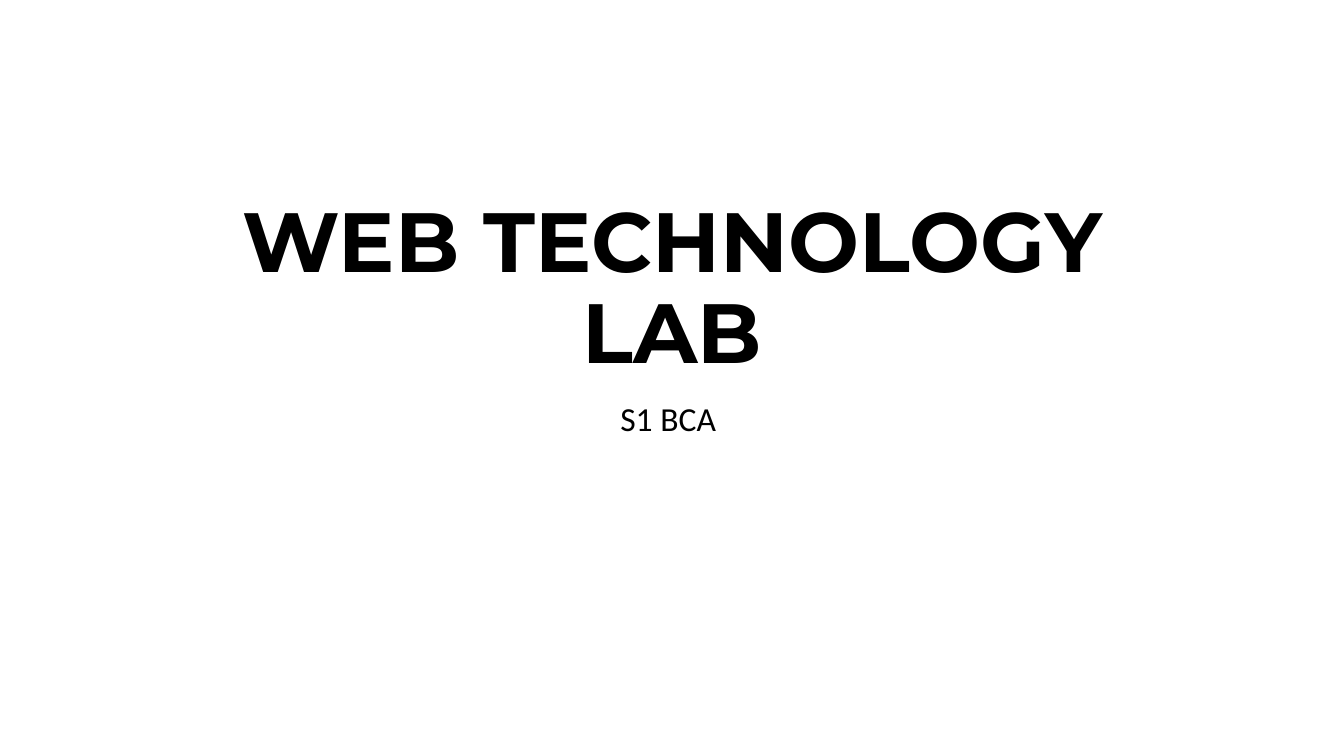
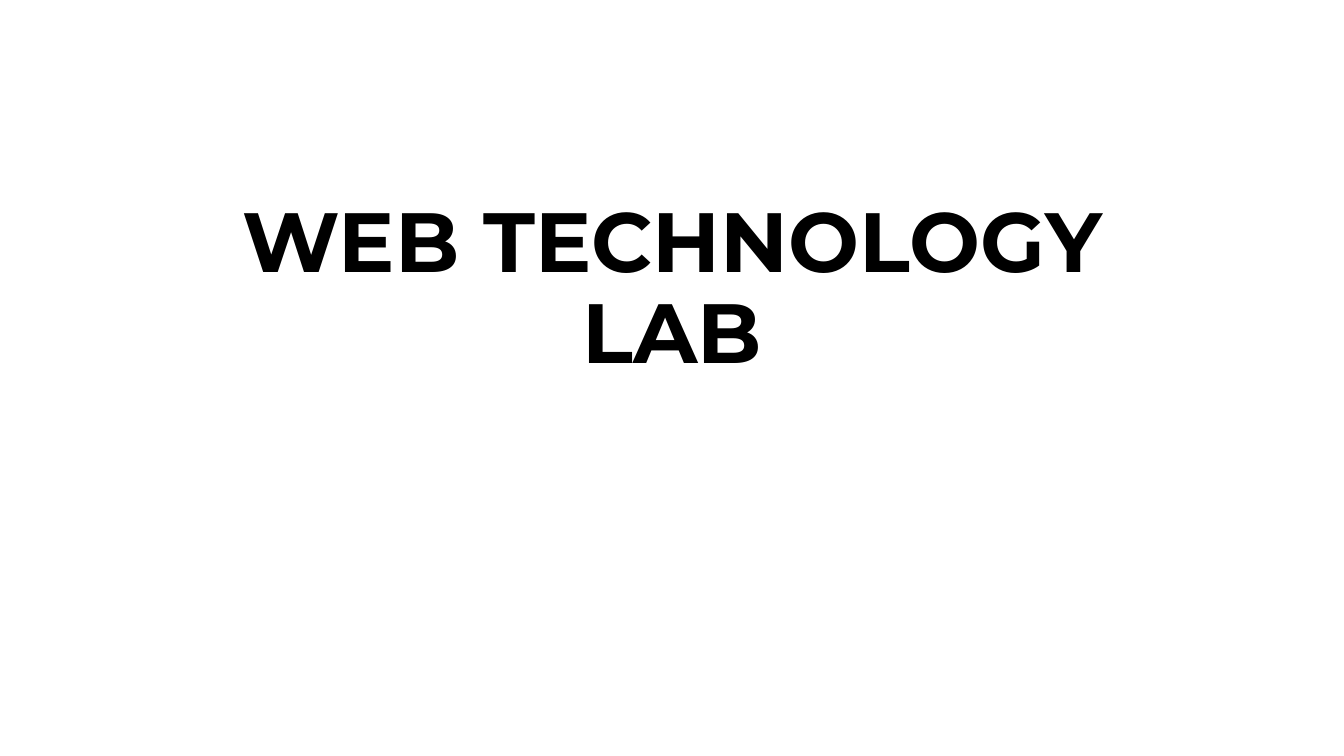
Before and after one commit to akshara2207/BCA, a slide deck: slide 1 of WEB TECHNOLOGY LAB.pptx. Drawn at 1344x756 pixels with LibreOffice and Linux fonts; fonts in the diff are those of the drawing. Boxes give left, top, right and bottom in pixels: in the first picture for what was removed or moved away, otherwise in the second. Text is boxed around its words. In the diff, an @@ line names an element or a change of style, - is before the commit and + after.

```diff
--- a/WEB TECHNOLOGY LAB.pptx
+++ b/WEB TECHNOLOGY LAB.pptx
@@ subtitle removed at [620,409,716,432] @@
-S1 BCA
```
Also in this commit, not shown: 1 other slide changed, 6 slides added, 1 slide removed.
